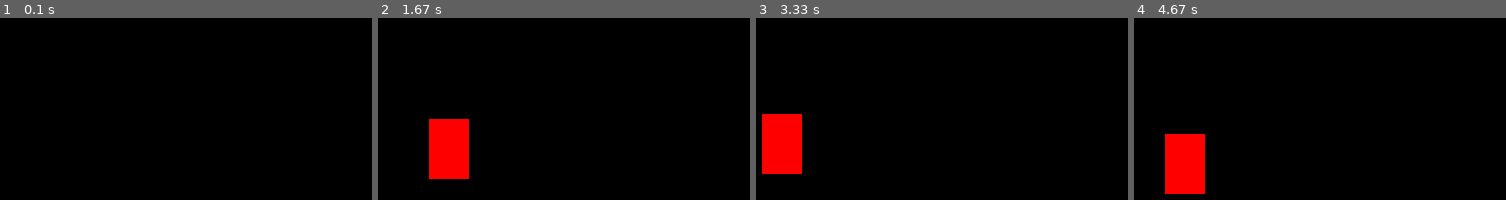
Above: before the commit, frames 1-4 (left to right).
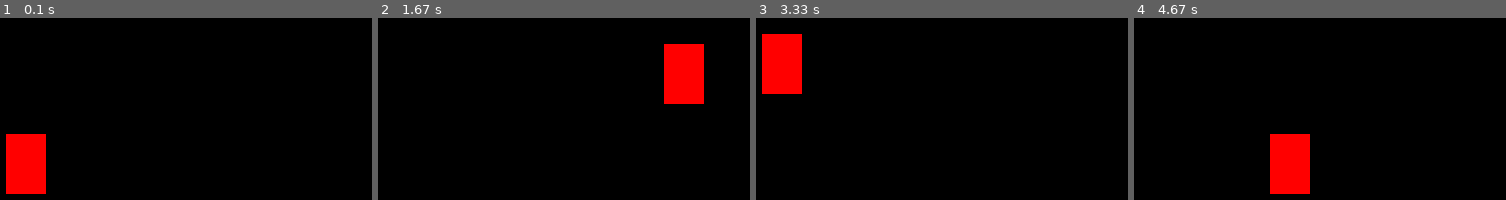
Above: after the commit, the same moments.

Repository: Kaifungamedev/stackoverflow-answers-examples
Game: pygame game, started from python/pygame_keymap/pygame-keymap-example.py
Two runs of this game, one before a commit and one after it. Both use one fixed random seed, a clock stepped at 60 frames per second and the inputs below.
Inputs:
- Up to frame 1 (0.1 s): no input
- Up to frame 2 (1.67 s): hold Right 0.33-0.8 s; hold Up 0.83-1.13 s; hold Right 1.17-1.63 s
- Up to frame 3 (3.33 s): hold Left 1.67-2.2 s; hold Down 2.23-2.53 s; hold Left 2.57-2.97 s; hold Up from 3 s (still down)
- Up to frame 4 (4.67 s): release Up at 3.37 s; hold Right 3.4-4.03 s; hold Down 4.07-4.43 s; hold Left from 4.47 s (still down)

The runs differ from the first frame. In frame 1, 3.5% of the frame differs, in the area x 1-13%, y 63-97%; in frame 2, 7.1%, in the area x 13-88%, y 14-89%; in frame 3, 7.1%; in frame 4, 7.1%.

Commit message:
Update pygame-keymap-example.py

Diff:
--- a/python/pygame_keymap/pygame-keymap-example.py
+++ b/python/pygame_keymap/pygame-keymap-example.py
@@ -3,9 +3,10 @@
 
 screen_width = 800
 screen_height = 600
-
 win = pygame.display.set_mode((screen_width, screen_height))
 pygame.display.set_caption("key map test")
+clock = pygame.time.Clock()
+FPS = 60
 x = screen_width / 2
 y = screen_height / 2
 width = 40
@@ -28,7 +29,7 @@
 #thanks to Rabbid76 from stack overflow for helping me clearing a bug
 
 while run:
-    pygame.time.delay(100)
+    clock.tick(FPS)
 
     for event in pygame.event.get():
         if event.type == pygame.QUIT:
